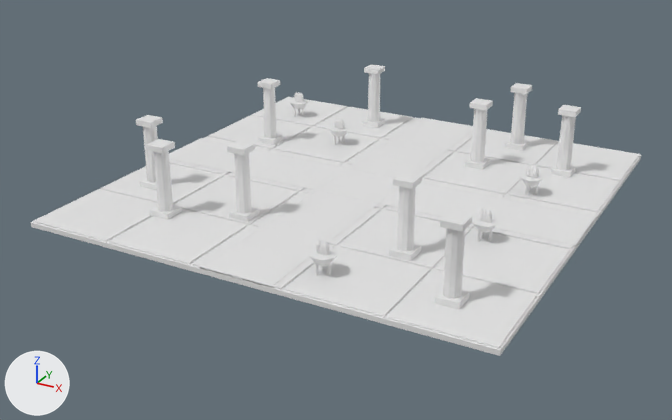
What one commit did to the Blender file ArtSource/SH10_Floors_v02/Blender/SH10_L09_Floor.blend.
One viewpoint serves both versions: a camera (50 mm lens) standing at (17.5, -34.3, 15.7) and looking at (-0.6, -1.4, -0.7). The lights are fixed; the arrows at lower left show +X, +Y and +Z. The first picture is the older version.

The first picture shows 'SH10_L09_Floor', 'SH10_L09_Floor_Obstacles'.
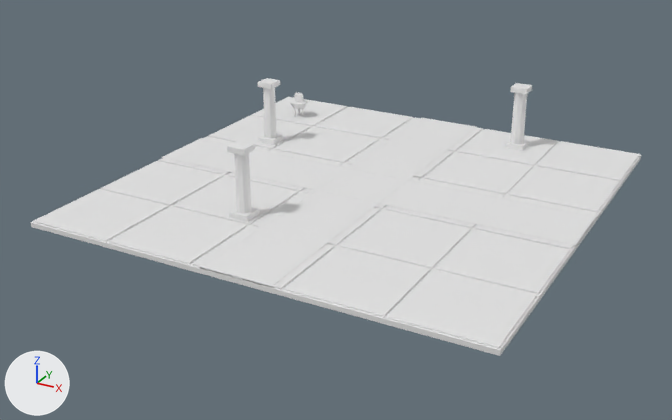
Edits to the scene script, one JSON object a line:
```json
{"block": "me_cube_466", "where": "# used by ob_sh10_l09_floor_obstacles; location = (0.0, 0.0, 0.0)"}
{"op": "remove", "block": "me_cube_466", "code": "me_cube_466.from_pydata(...)  # 760 vertices, 690 faces; spans x -8.5..7.9, y -8.8..8.5, z 0.0..3.1"}
{"op": "add", "block": "me_cube_466", "code": "me_cube_466.from_pydata(...)  # 188 vertices, 162 faces; spans x -8.1..4.8, y -5.8..8.5, z 0.0..3.1"}
{"block": "me_cube_466", "change": "me_cube_466 part 1: 49 loose pieces with 572 vertices, spanning x -8.5..7.9, y -8.8..8.2, z 0.0..3.1, are deleted"}
```

What differs and where, as boxes (x1, y1, x2, y2) in the pictures (672 x 420 px):
```json
{"object": "SH10_L09_Floor_Obstacles", "change": "reshaped", "before": [136, 64, 581, 309], "after": [227, 78, 532, 222], "on screen": "31% narrower, 41% shorter"}
{"part": 1, "of": "me_cube_466", "change": "deleted", "before": [136, 64, 581, 309]}
```
